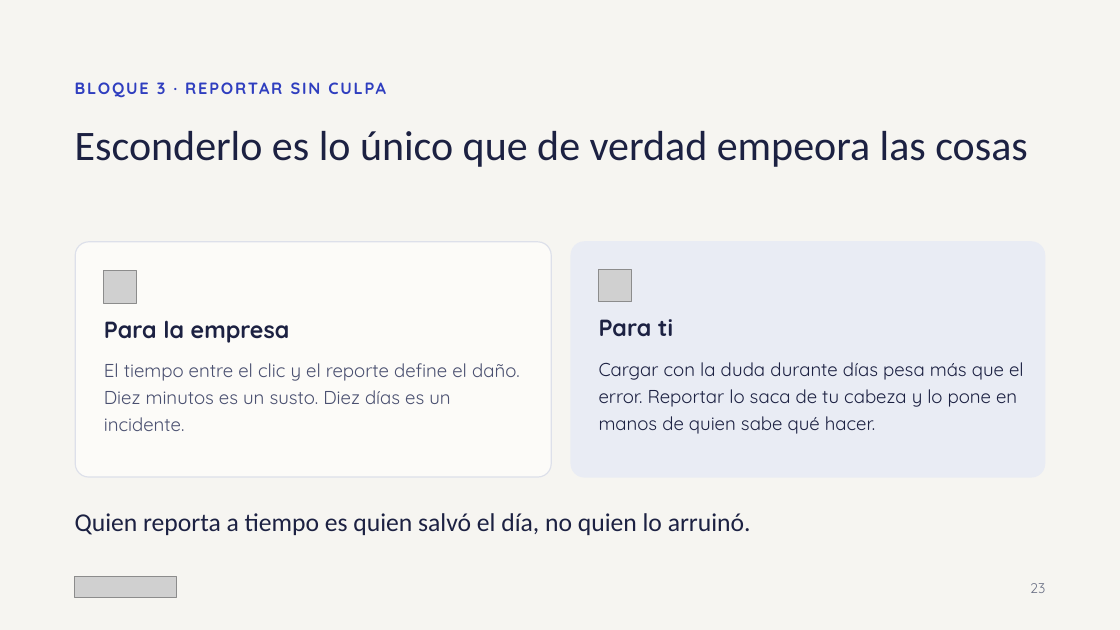
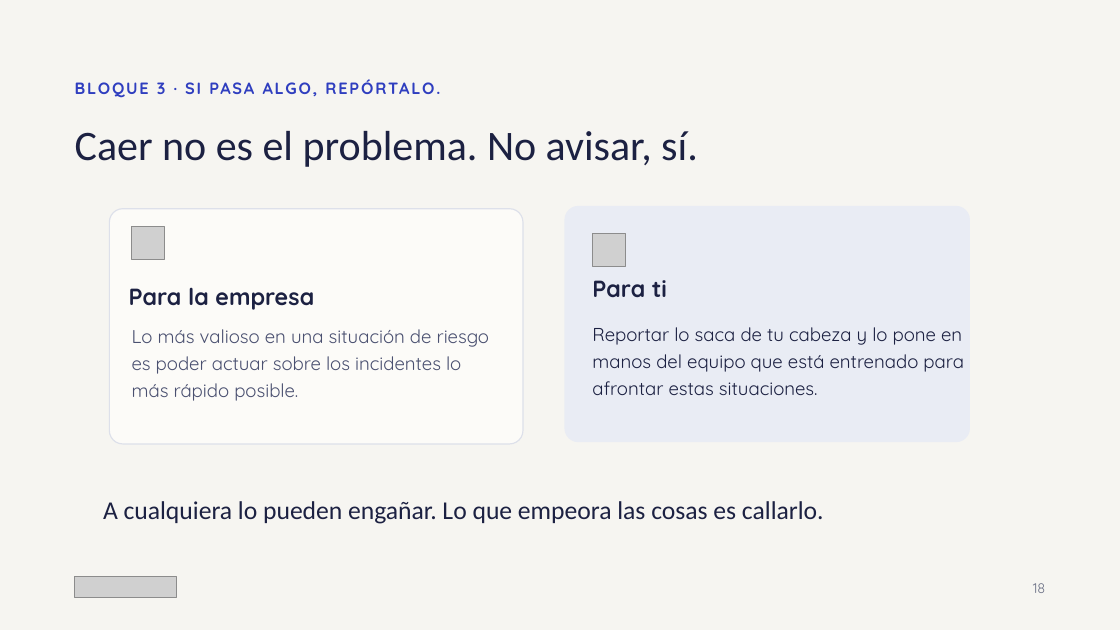
Before and after one commit to pralogy/claudecloudetemasgenerales, a slide deck: slide 18 of Ciberseguridad_sin_ansiedad.pptx (slide 19 before the commit). Drawn at 1120x630 pixels with LibreOffice and Linux fonts; fonts in the diff are those of the drawing; grey boxes stand for pictures. Boxes give left, top, right and bottom in pixels: in the first picture for what was removed or moved away, otherwise in the second. Text is boxed around its words. In the diff, an @@ line names an element or a change of style, - is before the commit and + after.

```diff
--- a/Ciberseguridad_sin_ansiedad.pptx
+++ b/Ciberseguridad_sin_ansiedad.pptx
@@ title at [75,131,698,167]: text changed @@
-Esconderlo es lo único que de verdad empeora las cosas
+Caer no es el problema. No avisar, sí.
@@ rounded rectangle: place and size @@
-rounded rectangle at [76,242,552,477]
+rounded rectangle at [109,208,523,444]
@@ rounded rectangle: place and size @@
-rounded rectangle at [571,241,1045,477]
+rounded rectangle at [565,206,970,442]
@@ picture: place and size @@
-picture at [104,271,137,303]
+picture at [132,227,165,260]
@@ picture: place and size @@
-picture at [598,270,631,302]
+picture at [592,234,625,266]
@@ text "Para la empresa": place and size @@
-text "Para la empresa" at [104,320,290,343]
+text "Para la empresa" at [129,287,314,310]
@@ text "Para ti": place and size @@
-text "Para ti" at [599,319,673,337]
+text "Para ti" at [592,280,667,298]
@@ text at [132,329,490,401]: text changed @@
-El tiempo entre el clic y el reporte define el daño. Diez minutos es un susto. Diez días es un incidente.
+Lo más valioso en una situación de riesgo es poder actuar sobre los incidentes lo más rápido posible.
@@ text at [592,327,964,395]: text changed @@
-Cargar con la duda durante días pesa más que el error. Reportar lo saca de tu cabeza y lo pone en manos de quien sabe qué hacer.
+Reportar lo saca de tu cabeza y lo pone en manos del equipo que está entrenado para afrontar estas situaciones.
@@ text at [103,501,824,524]: text changed @@
-Quien reporta a tiempo es quien salvó el día, no quien lo arruinó.
+A cualquiera lo pueden engañar. Lo que empeora las cosas es callarlo.
@@ text at [1033,583,1046,593]: text changed @@
-23
+18
```
Also in this commit, not shown: 6 other slides changed, 2 slides added, 5 slides removed.
